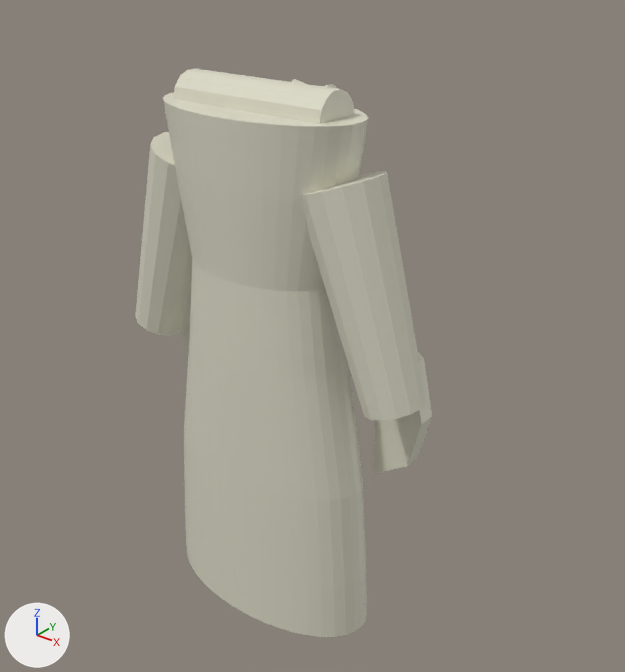
Two versions of the FBX model Assets/OSSBenchmarks/SiroinoSotaiTripoSG20260925/herbarium-shutter-tunic/Character/HerbariumShutterTunic_TripoSG_Refined.fbx, one commit apart.
Both versions are drawn from a 50 mm camera at (1.038, -1.209, 1.397) aimed at (0.056, 0.019, 0.636). The axes (+X, +Y, +Z) are drawn at lower left. The lights are the same throughout. The first picture is the older version.

The older version as bpy lines, for what is in view:
```python
me_triposgrefinedgarmentshellmesh = bpy.data.meshes.new('TripoSGRefinedGarmentShellMesh')
me_triposgrefinedgarmentshellmesh.from_pydata(...)  # 454 vertices, 354 faces; spans x -0.363..0.363, y -0.183..0.115, z 0.035..1.143
me_triposgrefinedgarmentshellmesh.materials.append(mat_triposg_refined_garment)  # pale yellow #dddac7
ob_triposgrefinedgarmentmesh = bpy.data.objects.new('TripoSGRefinedGarmentMesh', me_triposgrefinedgarmentshellmesh)
ob_triposgrefinedgarmentmesh.location = (0.0, 0.0, 0.0)
```
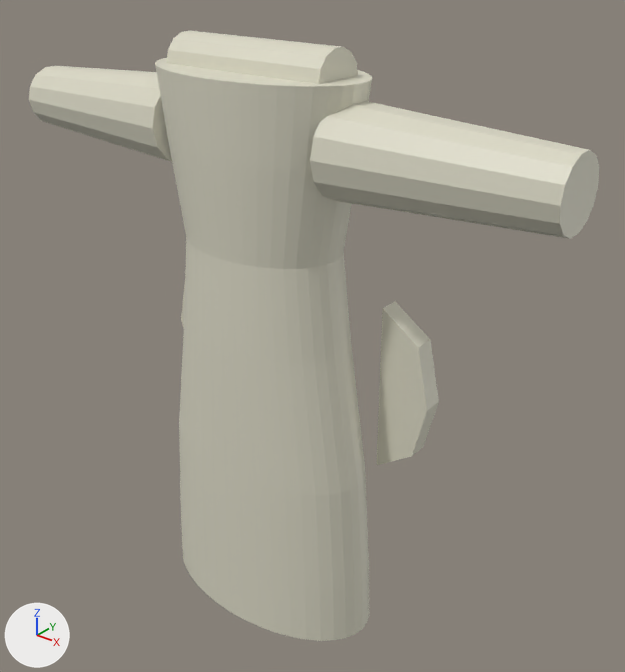
Location of each change, [x1, y1, x2, y2] in pixels of the pictures (625 x 672 px; the box of a moved part takes in the faces that stretch with it):
'TripoSGRefinedGarmentMesh', reshaped (92% wider, 7% taller)
    before: [135, 69, 432, 637]
    after: [29, 31, 599, 641]
part 1 of me_triposgrefinedgarmentshellmesh, moved or reshaped
    before: [163, 92, 368, 637]
    after: [155, 58, 372, 641]
part 2 of me_triposgrefinedgarmentshellmesh, moved or reshaped
    before: [174, 69, 355, 124]
    after: [167, 31, 358, 84]
part 3 of me_triposgrefinedgarmentshellmesh, moved or reshaped (mostly hidden)
    before: [183, 317, 190, 353]
    after: [181, 285, 185, 329]
part 4 of me_triposgrefinedgarmentshellmesh, moved or reshaped
    before: [373, 352, 432, 474]
    after: [377, 301, 439, 465]
part 5 of me_triposgrefinedgarmentshellmesh, moved or reshaped (not visible afterwards)
    before: [292, 79, 337, 88]
part 6 of me_triposgrefinedgarmentshellmesh, moved or reshaped
    before: [135, 132, 192, 335]
    after: [29, 66, 172, 162]
part 7 of me_triposgrefinedgarmentshellmesh, moved or reshaped
    before: [302, 171, 426, 421]
    after: [310, 101, 599, 239]

The change, as a list of edits to the scene's bpy script:
```text
Change me_triposgrefinedgarmentshellmesh:
    used by ob_triposgrefinedgarmentmesh; location = (0.0, 0.0, 0.0)
    remove me_triposgrefinedgarmentshellmesh.from_pydata(...)  # 454 vertices, 354 faces; spans x -0.363..0.363, y -0.183..0.115, z 0.035..1.143
    add me_triposgrefinedgarmentshellmesh.from_pydata(...)  # 454 vertices, 354 faces; spans x -0.596..0.596, y -0.199..0.131, z 0.035..1.209
    me_triposgrefinedgarmentshellmesh part 1: the loose piece of 280 vertices spanning x -0.249..0.249, y -0.183..0.067, z 0.035..1.096 is scaled about its middle by (1.02, 1.11, 1.06), then moved by (0.0, -0.003, 0.032)
    me_triposgrefinedgarmentshellmesh part 2: the loose piece of 28 vertices spanning x -0.17..0.17, y -0.106..-0.01, z 1.05..1.143 is scaled about its middle by (1.02, 1.11, 1.06), then moved by (0.0, -0.003, 0.064)
    me_triposgrefinedgarmentshellmesh part 3: the loose piece of 10 vertices spanning x -0.324..-0.217, y 0.013..0.051, z 0.375..0.704 is scaled about its middle by (1.02, 1.11, 1.06), then moved by (-0.006, 0.007, 0.03)
    me_triposgrefinedgarmentshellmesh part 4: the loose piece of 10 vertices spanning x 0.217..0.324, y 0.013..0.051, z 0.375..0.704 is scaled about its middle by (1.02, 1.11, 1.06), then moved by (0.006, 0.007, 0.03)
    me_triposgrefinedgarmentshellmesh part 5: the loose piece of 30 vertices spanning x -0.054..0.054, y 0.072..0.115, z 1.078..1.119 is scaled about its middle by (1.02, 1.11, 1.06), then moved by (0.0, 0.013, 0.064)
    me_triposgrefinedgarmentshellmesh part 6: 28 of 454 vertices moved; they spanned x -0.363..-0.105, y -0.135..0.02, z 0.58..1.015 and now span x -0.596..-0.184, y -0.148..0.028, z 0.965..1.129; mean shift (-0.146, -0.003, 0.254); largest move (-0.273, -0.012, 0.586) -> (-0.596, -0.02, 1.096)
    me_triposgrefinedgarmentshellmesh part 7: 28 of 454 vertices moved; they spanned x 0.105..0.363, y -0.135..0.02, z 0.58..1.015 and now span x 0.184..0.596, y -0.148..0.028, z 0.965..1.129; mean shift (0.146, -0.003, 0.254); largest move (0.273, -0.012, 0.586) -> (0.596, -0.02, 1.096)
    other edits to the shape of me_triposgrefinedgarmentshellmesh do not show in these pictures
```
